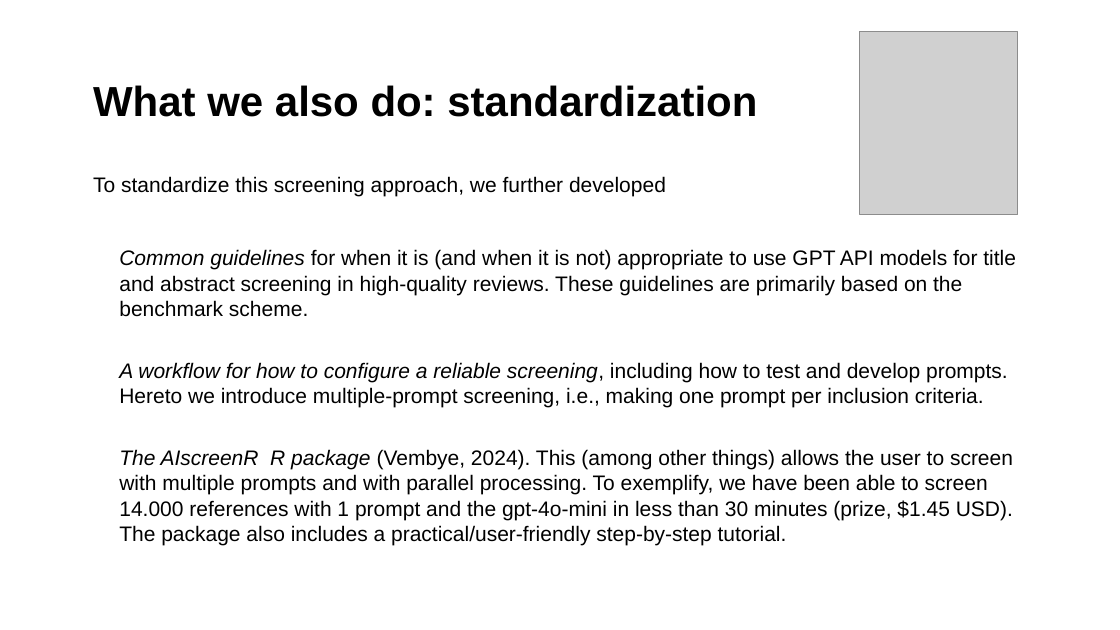
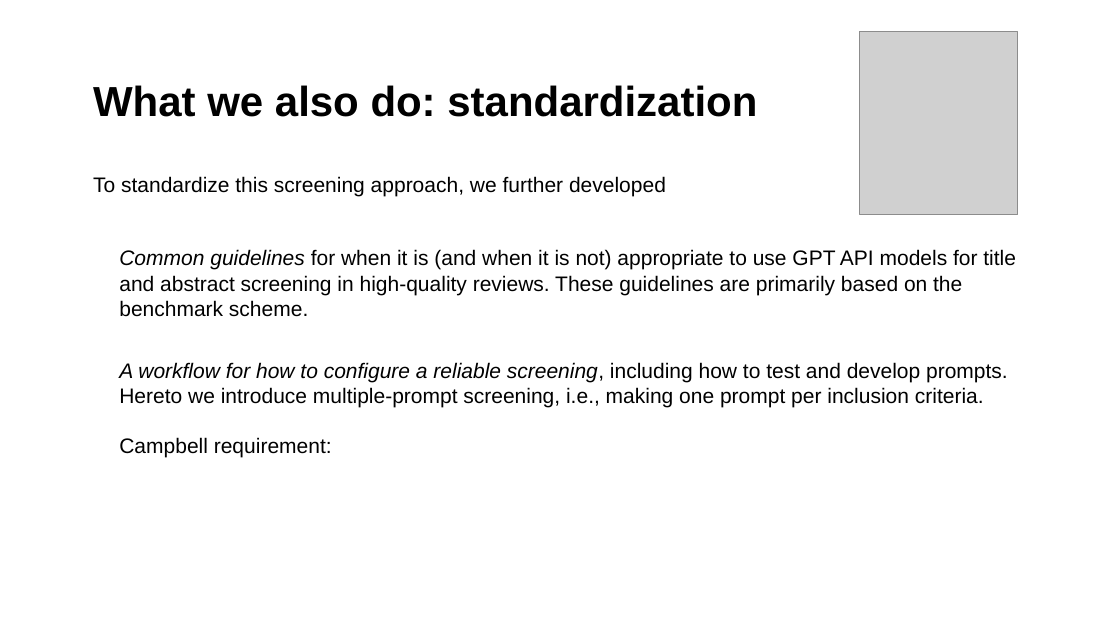
Before and after one commit to MikkelVembye/SRMA-SIG-presentation, a slide deck: slide 9 of SRMA SIG presentation 2024 .potx.pptx. Drawn at 1120x630 pixels with LibreOffice and Linux fonts; fonts in the diff are those of the drawing; grey boxes stand for pictures; background and template pictures are left out. Boxes give left, top, right and bottom in pixels: in the first picture for what was removed or moved away, otherwise in the second. Text is boxed around its words. In the diff, an @@ line names an element or a change of style, - is before the commit and + after.

```diff
--- a/SRMA SIG presentation 2024 .potx.pptx
+++ b/SRMA SIG presentation 2024 .potx.pptx
@@ text at bbox=[119, 437, 332, 458]: text changed @@
-• The AIscreenR R package (Vembye, 2024). This (among other things) allows the user to screen with multiple prompts and with parallel processing. To exemplify, we have been able to screen 14.000 references with 1 prompt and the gpt-4o-mini in less than 30 minutes (prize, $1.45 USD). The package also includes a practical/user-friendly step-by-step tutorial.
+• Campbell requirement:
```
Also in this commit, not shown: 3 other slides changed, 3 slides added, 3 slides removed.
